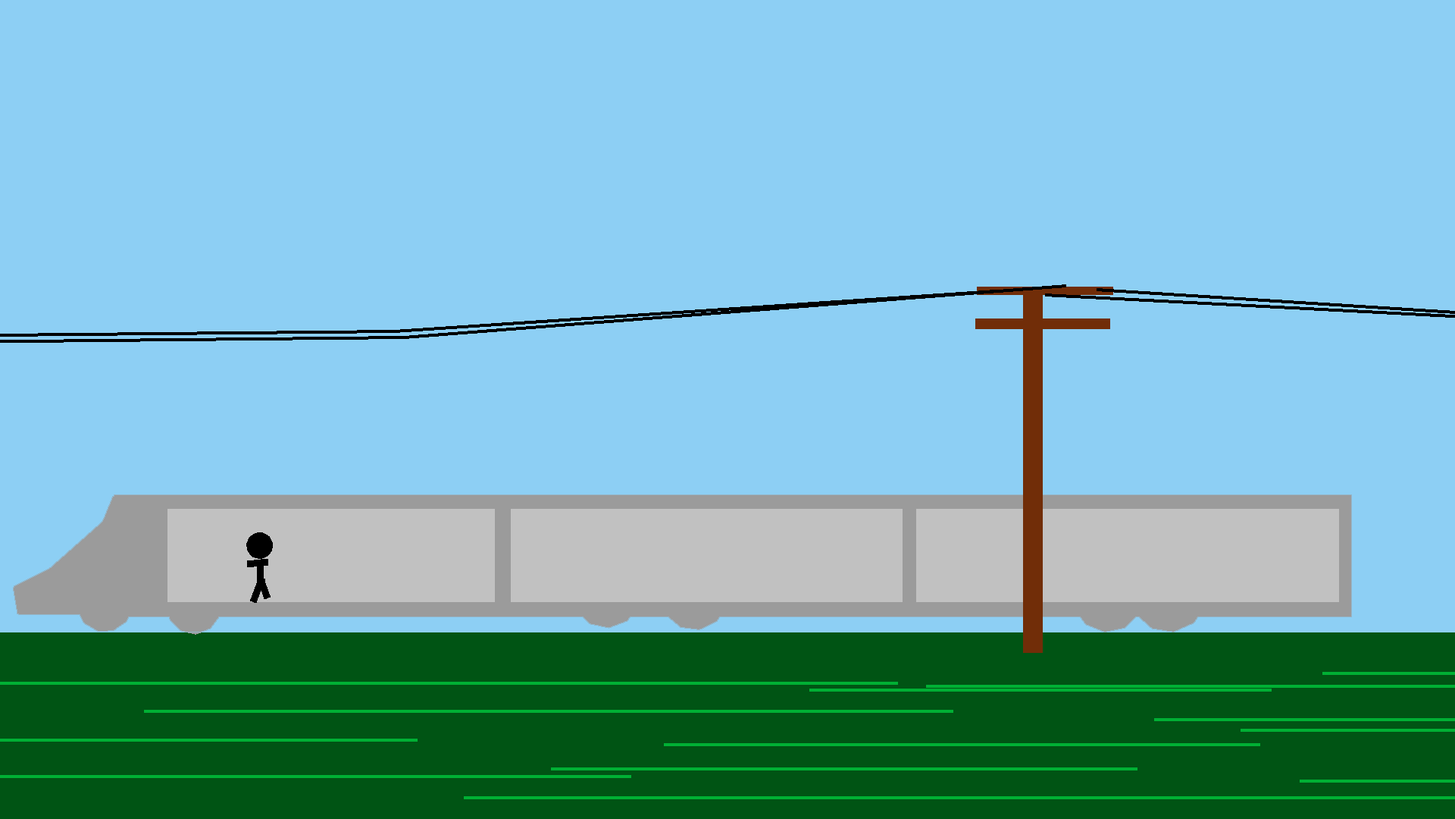
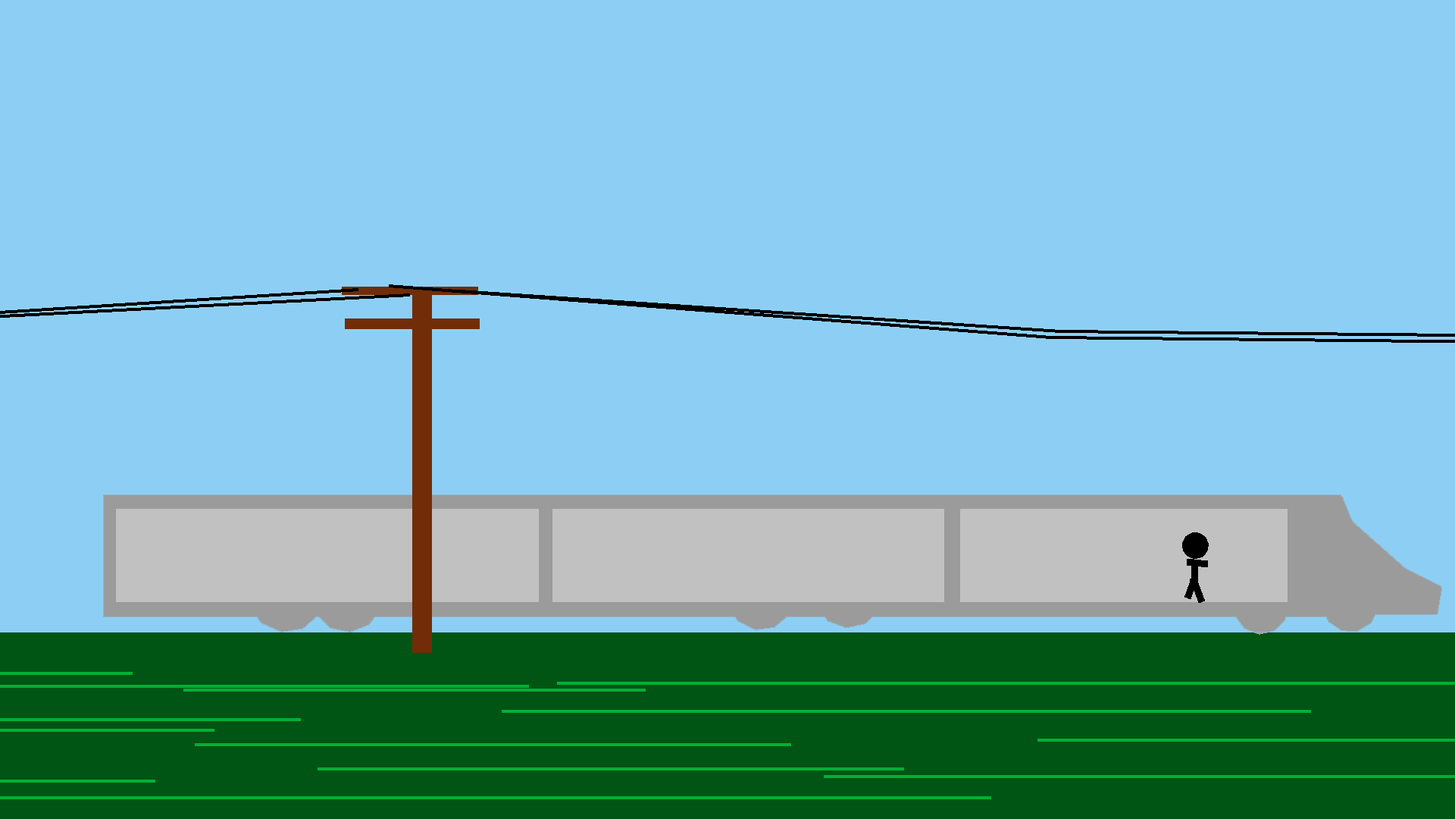
Before/after of a 1455 × 819 layered artwork. What changed in the layer stack:
painted on "Wires" over [0, 284, 1455, 653]
painted on "Ground" over [0, 632, 1455, 799]
painted on "Train" over [12, 494, 1443, 633]
